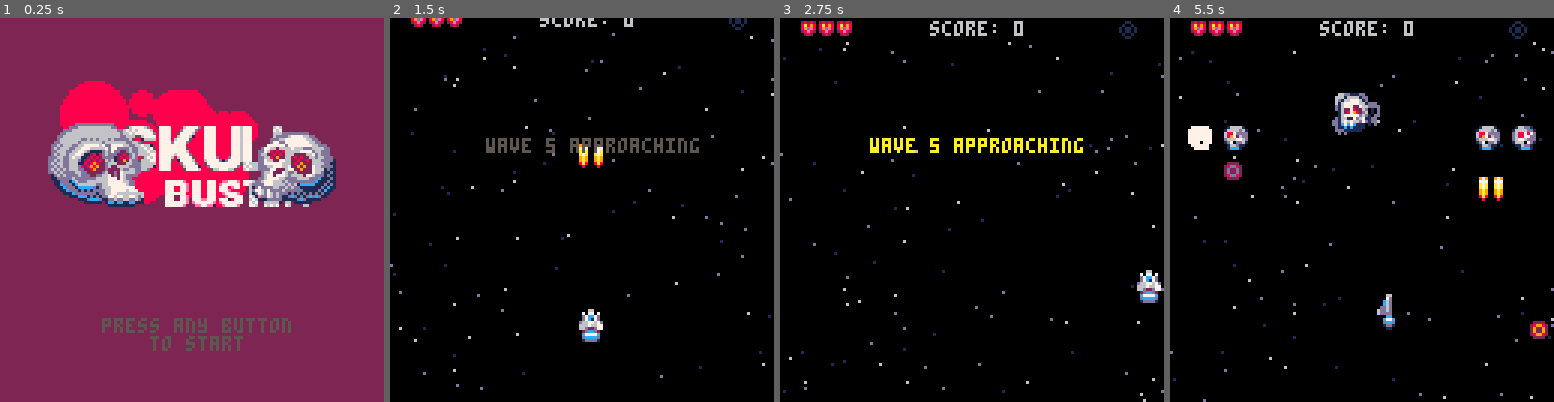
Above: before the commit, frames 1-4 (left to right).
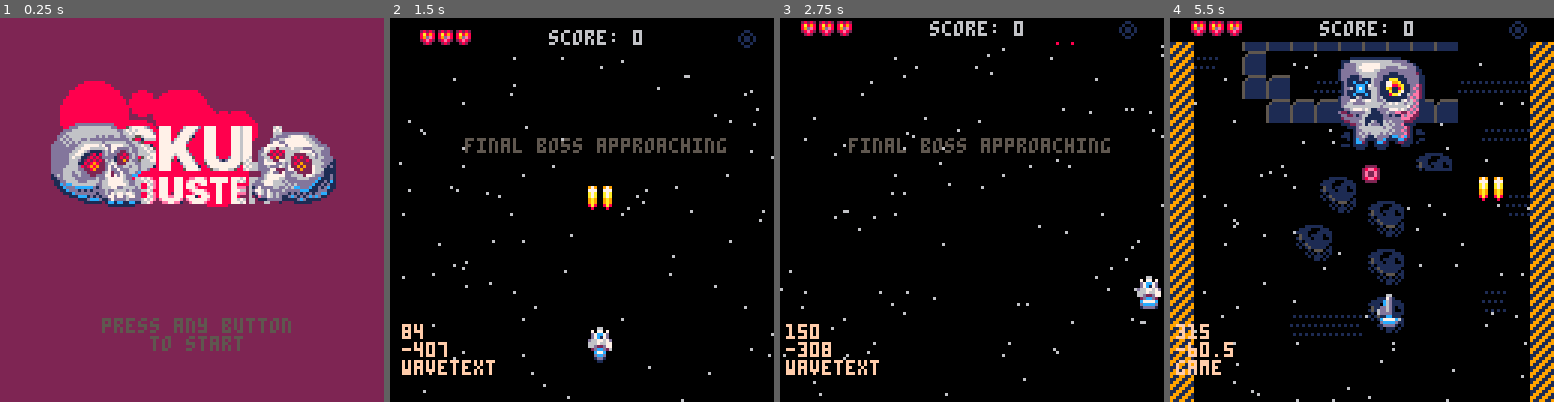
Above: after the commit, the same moments.

Repository: jimmac/pico-shed
Game: PICO-8 cartridge skulls.p8
The game is run twice, just before and just after one commit, with the same random seed, the same clock (stepped at 60 frames per second) and the same inputs.
Inputs:
- Up to frame 1 (0.25 s): no input
- Up to frame 2 (1.5 s): tap X (X key) at 0.33, 1.07 s; tap O (Z key) at 0.7 s
- Up to frame 3 (2.75 s): hold Right 1.6-2.1 s; tap O (Z key) at 1.7, 2.1, 2.5 s; tap X (X key) at 1.85 s; hold Up 2.15-2.42 s; hold Right from 2.47 s (still down)
- Up to frame 4 (5.5 s): tap O (Z key) every 0.4 s from 2.9 to 5.3 s; tap X (X key) at 2.97, 4.08, 5.2 s; release Right at 3.03 s; hold Left 3.08-3.58 s; hold Down 3.63-3.97 s; hold Right 4.02-4.68 s; hold Up 4.73-5.03 s; hold Left from 5.08 s (still down)

The runs differ from the first frame. In frame 1, 2.8% of the frame differs, in the area x 12-87%, y 30-50%; in frame 2, 6.0%; in frame 3, 4.4%; in frame 4, 27%, in the area x 0-100%, y 6-100%.

Commit message:
ship backdrop WIP

Diff:
--- a/skulls.p8
+++ b/skulls.p8
@@ -1,8 +1,8 @@
 pico-8 cartridge // http://www.pico-8.com
 version 41
 __lua__
--- very generic shmup
--- (c) 2023 jimmac.eu
+-- skull buster
+-- (ccbysa 4.0) 2023 jimmac.eu
 
 -- todo
 
@@ -35,7 +35,7 @@
 	music(0)
 	lockout=0
 	t=0
-	debug=false
+	debug=true
 end
 
 function _update60 ()
@@ -79,11 +79,12 @@
 	mode="wavetext"
 	flash=0
 	firet=0
-	wave=4
+	wave=5
 	lastwave=6
 	nextwave()
 	wavet=160
 	nextfire=300
+	drawmap=false
 	--player
 	pl=makespr()
 	pl.x=63
@@ -117,19 +118,24 @@
 		local newstar={}
 		newstar.x=flr(rnd(128))
 		newstar.y=flr(rnd(128))
-		newstar.s=rnd(1.5)+0.5
+		newstar.s=rnd(.5)+.5
 		add(stars,newstar)
 	end
+	--map
+	mapscroll=-500
+	mapsegs={}
+	for i=0,7 do
+		add(mapsegs,{tx=i*16,ty=0})
+	end
+	printh(#mapsegs)
 end
 -->8
 --tools
 
 
 function draw_menu ()
- --fake semi-transparent bcg
- if t%3>0 then
- 	rectfill(0,0,128,7,0)
-	end
+	rectfill(0,0,128,7,0)
+
 
  --score
  palt(0,false)
@@ -387,12 +393,43 @@
 	shaket=60
 	shakex=obj.deathshake
 end
+
+--draw starfield
+function draw_stars()
+  for i=1,#stars do
+   local mystar=stars[i]
+  	local scol=6
+
+  	if mystar.s<.3 then
+  		scol=1
+  	elseif mystar.s<.5 then
+  		scol=13
+  	end
+
+  	pset(mystar.x,mystar.y,scol)
+  end
+end
+
+function draw_bossship()
+	for i=1,#mapsegs do
+		local mapseg=mapsegs[i]
+		printh("i "..i)
+		printh("tx "..mapseg.tx)
+		local segx=mapscroll-(i-1)*256
+		map(mapseg.tx,mapseg.ty,0,segx,16,32)
+	end
+end
 -->8
 --update
 function update_game()
 
  --starfield
  update_stars()
+ --map
+ mapscroll+=1.5
+ if mapscroll>256*8 then
+	 mapscroll=-256
+ end
 
 	--flame
 	flame=4+rnd(3)
@@ -670,6 +707,10 @@
 	cls(0)
 	--starfield
 	draw_stars()
+ --bossship
+	if drawmap then
+		draw_bossship()
+	end
 
 	--player
 	if pl.lv>0 then --dont render when dead
@@ -785,8 +826,8 @@
  --debug
  if debug then
  	print(t,2,102,15)
-	 print(explt)
-	 print(shaket)
+	 print(mapscroll)
+	 print(mode)
  end
 
 end
@@ -828,21 +869,7 @@
 	print("press 🅾️", 48,100,blink())
 end
 
---draw starfield
-function draw_stars()
-  for i=1,#stars do
-  	local mystar=stars[i]
-  	local scol=6
-
-  	if mystar.s<1 then
-  		scol=1
-  	elseif mystar.s<1.5 then
-  		scol=13
-  	end
-
-  	pset(mystar.x,mystar.y,scol)
-  end
-end
+
 
 function draw_bgpattern()
 	cls(14)
@@ -985,6 +1012,7 @@
 
 	myen.aniframe=1+rnd(4) --first frame of animation
 	if entype==7 then
+		drawmap=true
 		--boss
 		myen.boss=true
 		myen.sprw=4
@@ -1478,83 +1506,116 @@
 
 
 
-…(80 lines of a section not shown)…
+__map__
+c100000000000000000000000000efc1c20000000000000000000000000000c2c10000000000000000000000000000000000000000000000000000000000000000000000000000000000000000000000000000000000000000000000000000000000000000000000000000000000000000000000000000000000000000000000
+c10000000000c4c4c4c400000000efc1c20000000000000000000000000000c2c10000c4c5c6000000000000000000000000000000000000000000000000000000000000000000000000000000000000000000000000000000000000000000000000000000000000000000000000000000000000000000000000c1c100000000
+c1000000ccc4c40000c4c4000000efc1c20000000000000000000000000000c2c10000d4d5d60000000000000000000000000000000000000000000000000000000000000000000000000000000000000000000000000000000000000000000000000000000000000000000000000000000000000000000000c1c1c100000000
+c1000000dcc400000000c4000000efc1c20000000000000000000000000000c2c10000e4e5e60000000000000000000000000000000000000000000000000000000000000000000000000000000000000000000000000000000000000000000000000000000000000000000000000000000000000000000000c1c1c1c1000000
+c100000000c4000000c4c400000000c1c20000c4c5c6000000000000000000c2c10000000000c4c5c60000000000000000000000000000000000000000000000000000000000000000000000000000000000000000000000000000000000000000000000000000000000000000000000000000000000000000c1c1c1c1000000
+c100000000c40000c4c400c4000000c1c20000d4d5d6000000000000000000c2c10000000000d4d5d600000000000000000000000000000000000000000000000000000000000000000000000000000000000000000000000000000000000000000000000000000000000000000000000000000000000000c1c1c1c1c1c10000
+c10000f1f1c4c4c4000000c4000000c1c20000e4e5e6000000000000000000c2c10000000000e4e5e600000000000000000000000000000000000000000000000000000000000000000000000000000000000000000000000000000000000000000000000000000000000000000000000000000000000000c1c1c1c1c1c10000
+c1f1f1f10000c400000000c4000000c1c20000000000000000000000000000c2c10000000000000000000000000000000000000000000000000000000000000000000000000000000000000000000000000000000000000000000000000000000000000000000000000000000000000000000000000000000000000000c10000
+c10000c4c4c4c4c4c4c4c4c4000000c1c20000000000000000000000000000c2c10000000000000000000000000000000000000000000000000000000000000000000000000000000000000000000000000000000000000000000000000000000000000000000000000000000000000000000000000000000000000000000000
+c1f100c40000000000000000000000c1c20000000000000000000000000000c2c10000000000000000000000000000000000000000000000000000000000000000000000000000000000000000000000000000000000000000000000000000000000000000000000000000000000000000000000000000000000000000000000
+c10000c4c400f1f1c4c40000f1f1f1c1c20000000000000000000000000000c2c10000000000000000000000000000000000000000000000000000000000000000000000000000000000000000000000000000000000000000000000000000000000000000000000000000000000000000000000000000000000000000000000
+c1000000c4c4c4c40000c4c4000000c1c20000000000000000c4c5c6000000c2c100000000000000c4c5c600000000000000000000000000000000000000000000000000000000000000000000000000000000000000000000000000000000000000000000000000000000000000000000000000000000000000000000000000
+c1000000000000000000000000f1f1c1c20000000000000000d4d5d6000000c2c100000000000000d4d5d600000000000000000000000000000000000000000000000000000000000000000000000000000000000000000000000000000000000000000000000000000000000000000000000000000000000000000000000000
+c1000000000000000000cccd000000c1c20000000000000000e4e5e6000000c2c100000000000000e4e5e600000000000000000000000000000000000000000000000000000000000000000000000000000000000000000000000000000000000000000000000000000000000000000000000000000000000000000000000000
+c10000000000cccd00000000000000c1c20000000000000000000000000000c2c10000000000000000000000000000000000000000000000000000000000000000000000000000000000000000000000000000000000000000000000000000000000000000000000000000000000000000000000000000000000000000000000
+c10000000000dcddcccd00000000f2c1c20000000000000000000000000000c2c10000000000000000000000000000000000000000000000000000000000000000000000000000000000000000000000000000000000000000000000000000000000000000000000000000000000000000000000000000000000000000000000
+c100000000cccd00dcdd0000000000c1c20000000000000000000000000000c2c100000000c4c5c600000000000000000000000000000000000000000000000000000000000000000000000000000000000000000000000000000000000000000000000000000000000000000000000000000000000000000000000000000000
+c100000000dcdd00cccd0000000000c1c20000000000000000000000000000c2c100000000d4d5d600000000000000000000000000000000000000000000000000000000000000000000000000000000000000000000000000000000000000000000000000000000000000000000000000000000000000000000000000000000
+c100000000000000dcdd0000000000c1c200000000c4c5c600000000000000c2c100000000e4e5e600000000000000000000000000000000000000000000000000000000000000000000000000000000000000000000000000000000000000000000000000000000000000000000000000000000000000000000000000000000
+c100000000000000cccd000000f200c1c200000000d4d5d600000000000000c2c10000000000000000000000c4c5c6000000000000000000000000000000000000000000000000000000000000000000000000000000000000000000000000000000000000000000000000000000000000000000000000000000000000000000
+c100000000f2f2f2dcdd0000000000c1c200000000e4e5e600000000000000c2c10000000000000000000000d4d5d6000000000000000000000000000000000000000000000000000000000000000000000000000000000000000000000000000000000000000000000000000000000000000000000000000000000000000000
+c10000000000000000000000000000c1c20000000000000000000000000000c2c10000000000000000000000e4e5e6000000000000000000000000000000000000000000000000000000000000000000000000000000000000000000000000000000000000000000000000000000000000000000000000000000000000000000
+c10000000000000000000000000000c1c20000000000000000000000000000c2c10000000000000000000000000000000000000000000000000000000000000000000000000000000000000000000000000000000000000000000000000000000000000000000000000000000000000000000000000000000000000000000000
+c10000000000000000000000000000c1c20000000000000000000000000000c2c10000000000000000000000000000000000000000000000000000000000000000000000000000000000000000000000000000000000000000000000000000000000000000000000000000000000000000000000000000000000000000000000
+c10000000000cccd000000000000f2c1c20000000000000000000000000000c2c10000000000000000000000000000000000000000000000000000000000000000000000000000000000000000000000000000000000000000000000000000000000000000000000000000000000000000000000000000000000000000000000
+c10000000000dcdd000000000000f2c1c20000000000000000000000000000c2c10000000000000000000000000000000000000000000000000000000000000000000000000000000000000000000000000000000000000000000000000000000000000000000000000000000000000000000000000000000000000000000000
+c10000000000c4c5c60000000000f2c1c2000000c4c5c60000000000000000c2c10000000000000000000000000000000000000000000000000000000000000000000000000000000000000000000000000000000000000000000000000000000000000000000000000000000000000000000000000000000000000000000000
+c10000000000d4d5d60000000000f2c1c2000000d4d5d6000000c4c5c60000c2c1000000c4c5c60000000000000000000000000000000000000000000000000000000000000000000000000000000000000000000000000000000000000000000000000000000000000000000000000000000000000000000000000000000000
+c10000000000e4e5e6000000000000c1c2000000e4e5e6000000d4d5d60000c2c1000000d4d5d60000000000000000000000000000000000000000000000000000000000000000000000000000000000000000000000000000000000000000000000000000000000000000000000000000000000000000000000000000000000
+c10000e2e2e2e2e200000000000000c1c2000000000000000000e4e5e60000c2c1000000e4e5e60000000000000000000000000000000000000000000000000000000000000000000000000000000000000000000000000000000000000000000000000000000000000000000000000000000000000000000000000000000000
+c100e2e2e2e2000000000000000000c1c20000000000000000000000000000c2c10000000000000000000000000000000000000000000000000000000000000000000000000000000000000000000000000000000000000000000000000000000000000000000000000000000000000000000000000000000000000000000000
+c100e2e20000000000000000000000c1c20000000000000000000000000000c2c10000000000000000000000000000000000000000000000000000000000000000000000000000000000000000000000000000000000000000000000000000000000000000000000000000000000000000000000000000000000000000000000
+…(80 lines of a section not shown)…
Not shown, changed: 139 lines of the sprite sheet (__gfx__) section of skulls.p8
